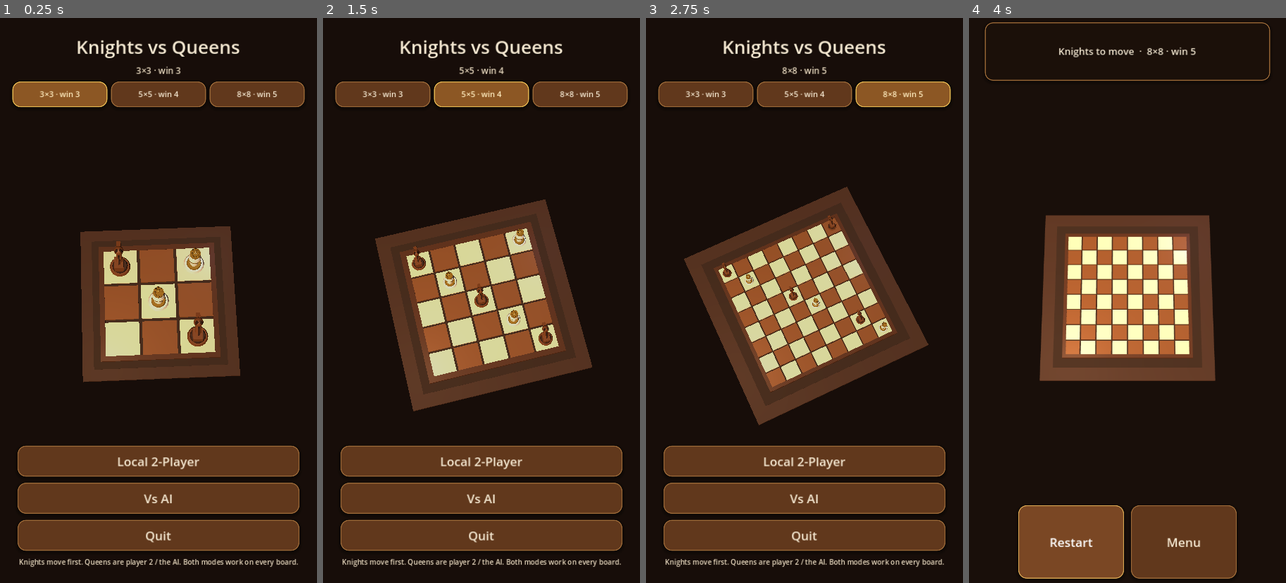
Above: before the commit, frames 1-4 (left to right).
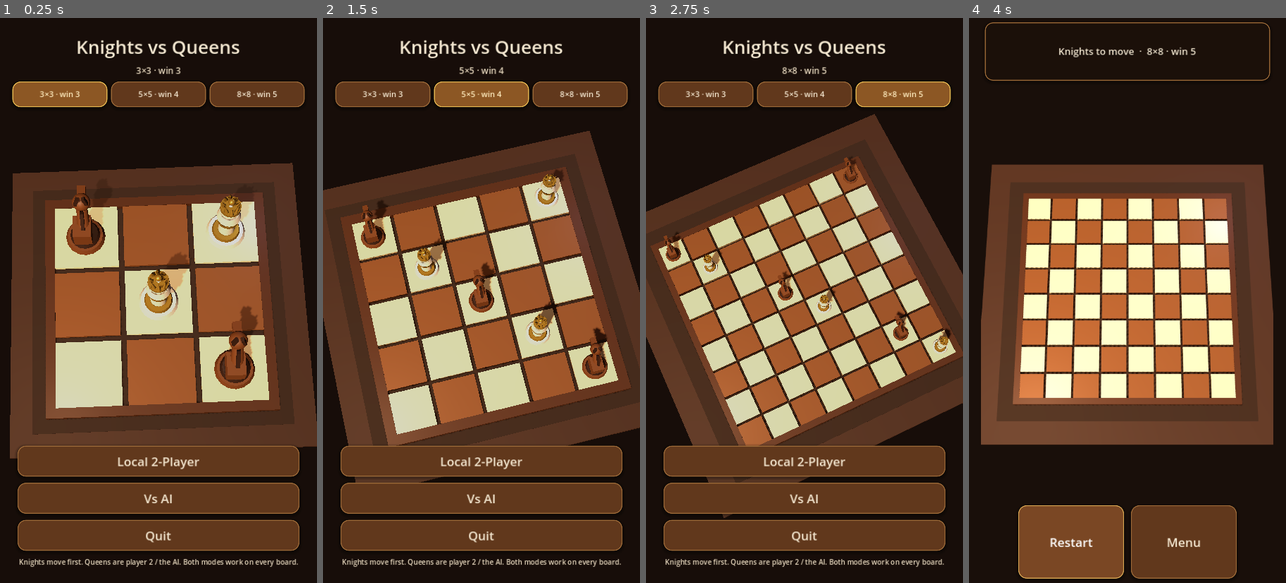
Above: after the commit, the same moments.

Repository: amateurcoder20/Project1
Game: Godot game, scene res://scenes/main_menu.tscn
The game is run twice, just before and just after one commit, with the same random seed, the same clock (stepped at 60 frames per second) and the same inputs.
Inputs:
- Up to frame 1 (0.25 s): no input
- Up to frame 2 (1.5 s): click "3×3 · win 3" at 0.5 s; click "5×5 · win 4" at 1.25 s
- Up to frame 3 (2.75 s): click "8×8 · win 5" at 2 s
- Up to frame 4 (4 s): click "Local 2-Player" at 2.75 s; click "Restart" at 3.5 s

The runs differ from the first frame. In frame 1, 43% of the frame differs, in the area x 3-100%, y 25-78%; in frame 2, 44%, in the area x 0-100%, y 20-83%; in frame 3, 42%; in frame 4, 42%.

Commit message:
Tighten match camera to the board AABB so cells stay large without clipping
The first framing pass used a bounding sphere and sat too far back. Fit width/height of the framed board instead so 8x8 cells remain tappable while every edge stays on-screen.

Co-authored-by: amateurcoder20 <amateurcoder20@users.noreply.github.com>

Diff:
--- a/scripts/world_look.gd
+++ b/scripts/world_look.gd
@@ -59,22 +59,23 @@
 
 
 static func frame_board(cam: Camera3D, board_half: float, piece_height: float, aspect: float = 0.56) -> void:
-	## Fit the board AABB (frame + piece crowns) inside the view with air around
-	## every edge. More overhead, no dutch roll — corners were clipping on phones.
-	var margin := maxf(1.05, piece_height * 0.55)
+	## Fit the framed board in both FOV axes with air around every edge.
+	## More overhead, no dutch roll — corners were clipping on phones.
+	var margin := maxf(0.55, piece_height * 0.28)
 	var half := board_half + margin
-	var top := maxf(piece_height, 0.55)
-	cam.fov = 40.0
+	var top := maxf(piece_height, 0.45)
+	cam.fov = 38.0
 	aspect = clampf(aspect, 0.40, 1.85)
 
-	# Bounding sphere around the board so corners stay inside both FOV axes.
-	var radius := sqrt(half * half * 2.0 + top * top)
 	var vfov := deg_to_rad(cam.fov)
 	var hfov := 2.0 * atan(tan(vfov * 0.5) * aspect)
-	var dist := (radius / tan(minf(vfov, hfov) * 0.5)) * 1.16
+	var dist_h := half / tan(hfov * 0.5)
+	var dist_v := half / tan(vfov * 0.5)
+	# Slight pull-back so the near rank + piece crowns survive the 3D tilt.
+	var dist := maxf(dist_h, dist_v) * 1.10
 
-	# ~76° from horizontal: still 3D, far rank fully visible.
-	var elev := deg_to_rad(76.0)
+	# ~74° from horizontal: still 3D, far rank fully visible.
+	var elev := deg_to_rad(74.0)
 	cam.position = Vector3(0.0, dist * sin(elev), dist * cos(elev))
-	cam.look_at(Vector3(0.0, top * 0.10, 0.0), Vector3.UP)
+	cam.look_at(Vector3(0.0, top * 0.08, 0.0), Vector3.UP)
 	cam.rotation_degrees.z = 0.0
